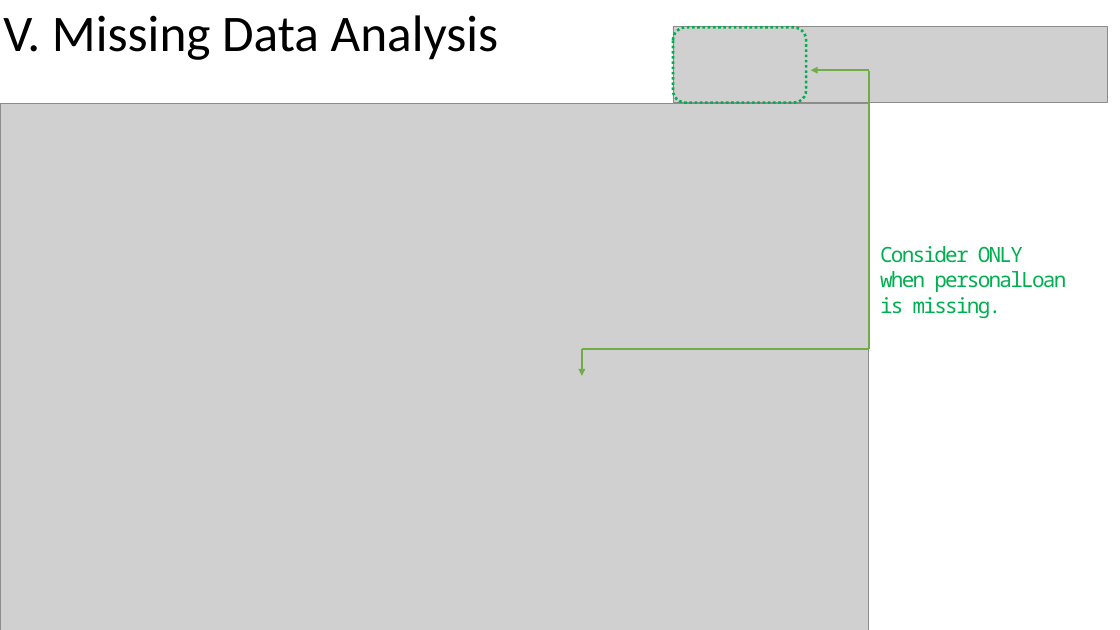
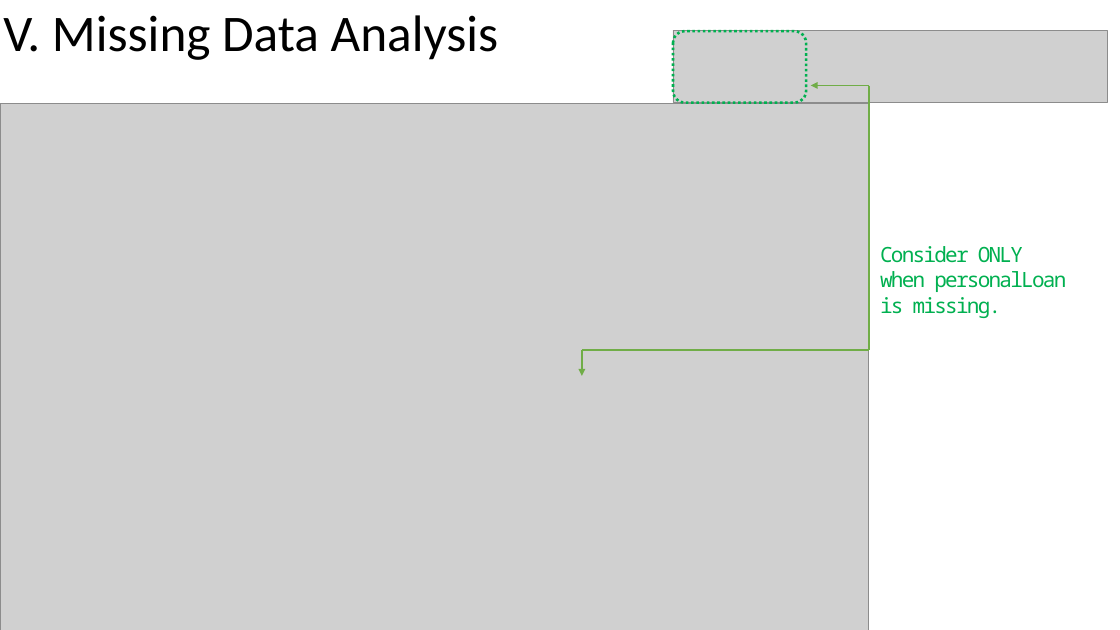
Before and after one commit to alonsovega4776/Bank-Marketing, a slide deck: slide 7 of pres.pptx. Drawn at 1120x630 pixels with LibreOffice and Linux fonts; fonts in the diff are those of the drawing; grey boxes stand for pictures. Boxes give left, top, right and bottom in pixels: in the first picture for what was removed or moved away, otherwise in the second. Text is boxed around its words. In the diff, an @@ line names an element or a change of style, - is before the commit and + after.

```diff
--- a/pres.pptx
+++ b/pres.pptx
@@ picture: place and size @@
-picture at <box>673,26,1107,103</box>
+picture at <box>673,30,1107,103</box>
@@ arrow moved from (869, 71) - (811, 71) to (869, 86) - (811, 86) @@
@@ line moved from (869, 71) - (869, 349) to (869, 86) - (869, 350) @@
```
Also in this commit, not shown: 2 other slides changed.
